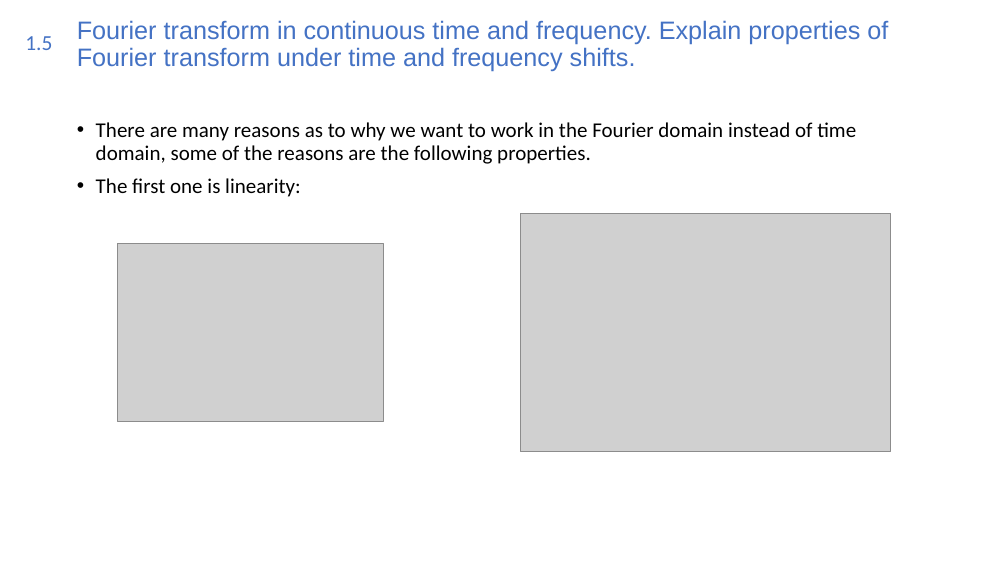
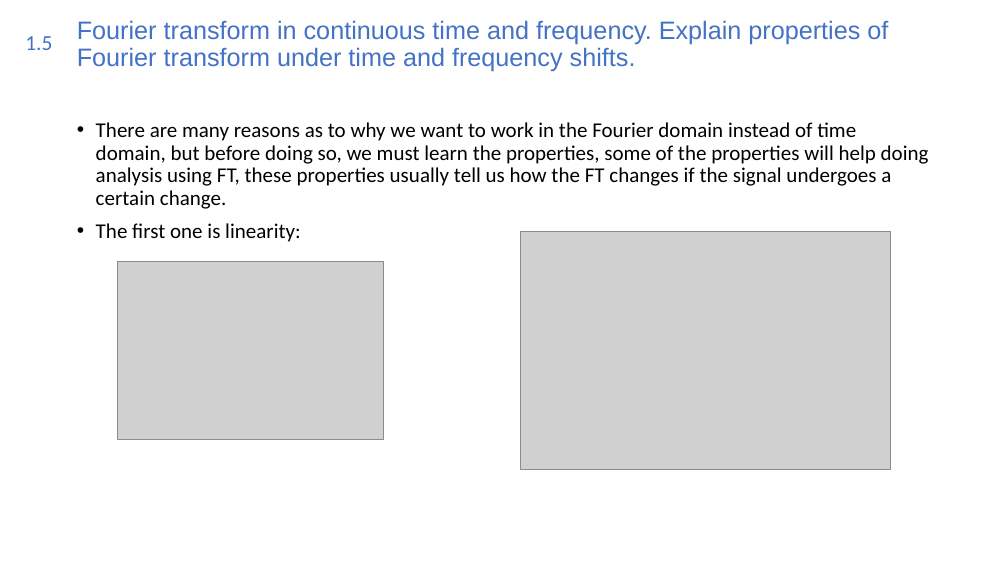
Before and after one commit to Joao-Quinta/Uni3eme_2, a slide deck: slide 15 of imagerieNumerique/Imagerie numérique.odp (slide 11 before the commit). Drawn at 1008x567 pixels with LibreOffice and Linux fonts; fonts in the diff are those of the drawing; grey boxes stand for pictures. Boxes give left, top, right and bottom in pixels: in the first picture for what was removed or moved away, otherwise in the second. Text is boxed around its words. In the diff, an @@ line names an element or a change of style, - is before the commit and + after.

```diff
--- a/imagerieNumerique/Imagerie numérique.odp
+++ b/imagerieNumerique/Imagerie numérique.odp
@@ text at [96, 122, 929, 209]: text changed @@
-• There are many reasons as to why we want to work in the Fourier domain instead of time domain, some of the reasons are the following properties.
+• There are many reasons as to why we want to work in the Fourier domain instead of time domain, but before doing so, we must learn the properties, some of the properties will help doing analysis using FT, these properties usually tell us how the FT changes if the signal undergoes a certain change.
@@ picture: place and size @@
-picture at [520, 213, 891, 451]
+picture at [520, 231, 891, 470]
@@ picture: place and size @@
-picture at [117, 243, 383, 422]
+picture at [117, 261, 383, 439]
```
Also in this commit, not shown: 4 other slides changed, 10 slides added, 10 other files.
